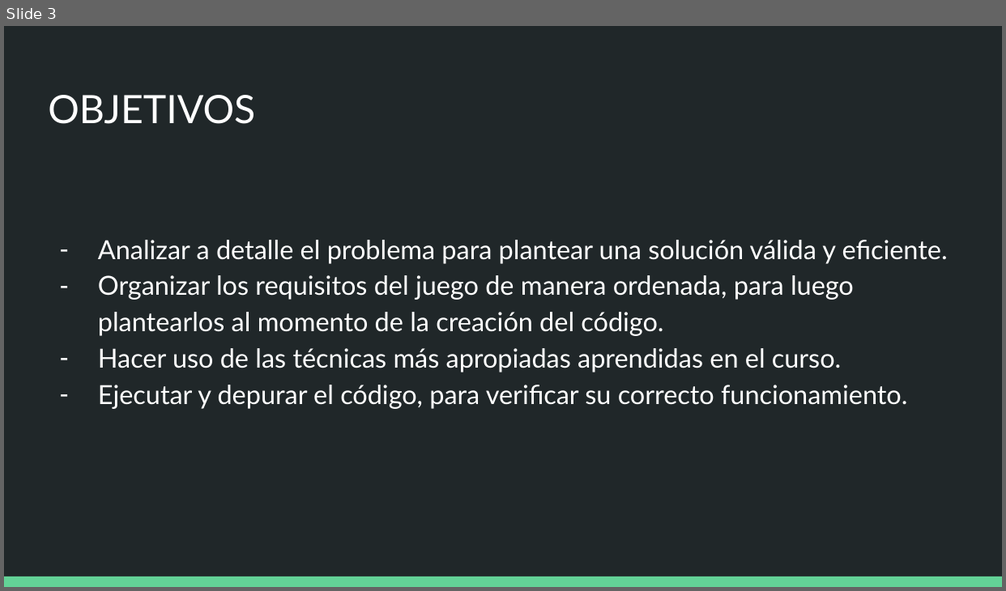
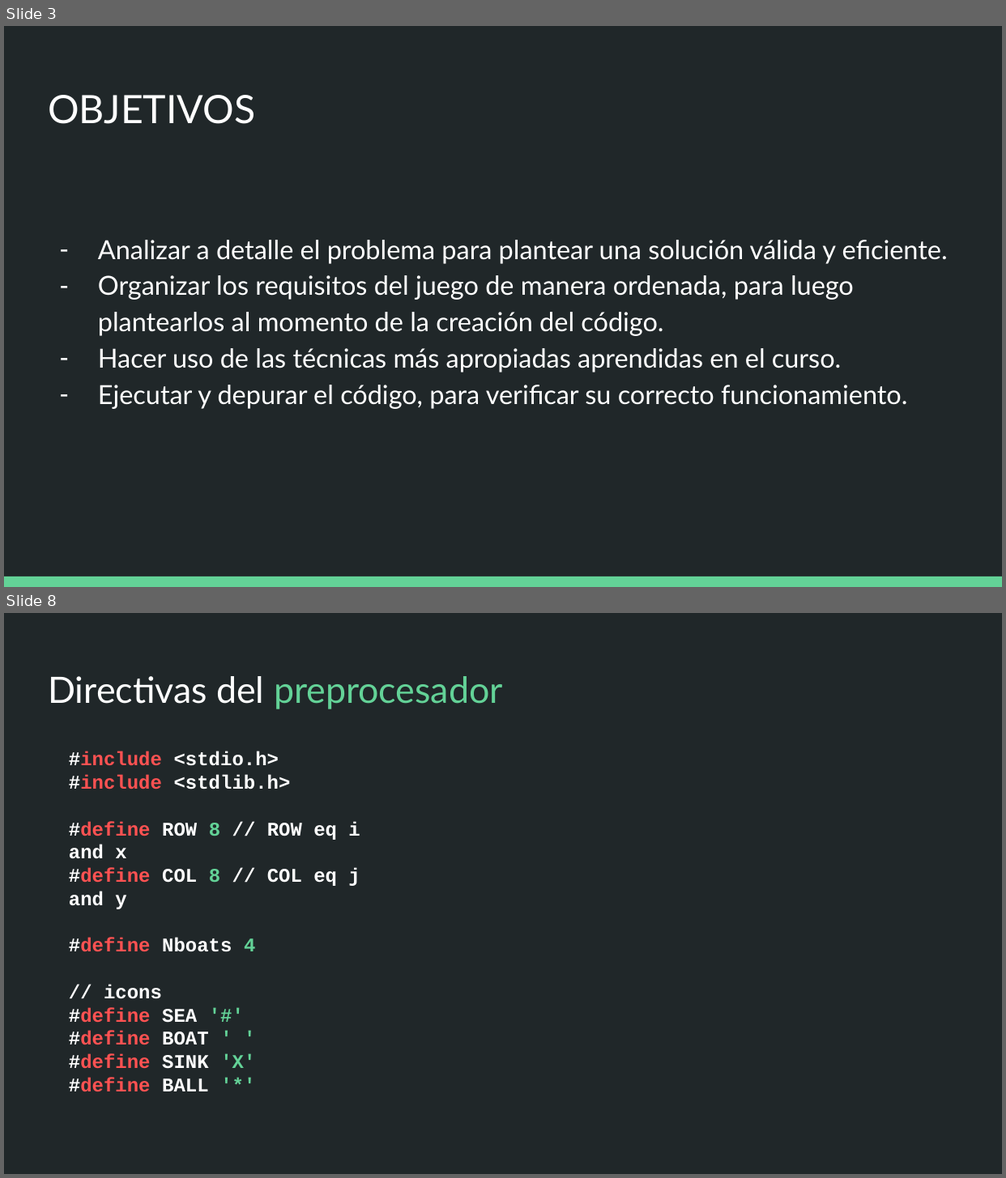
Before and after one commit to Z4N4T3/Sophie, a slide deck: aja.pptx. Shown one above the other, each under a label of ours: slide 3 before the commit, slides 3 and 8 after it; the slides between them are not shown. The pictures are 1006x591 and 1006x1178 pixels, drawn with LibreOffice and Linux fonts; fonts in the diff are those of the drawing. Boxes give left, top, right and bottom in pixels: in the first picture for what was removed or moved away, otherwise in the second. Text is boxed around its words. In the diff, an @@ line names an element or a change of style, - is before the commit and + after.

```diff
--- a/aja.pptx
+++ b/aja.pptx
@@ slide 8 added at [4, 613, 1002, 1174], background #202729 @@
@@ title added at [48, 676, 503, 709], 26.2 pt, text #FFFFFF @@
+Directivas del preprocesador
@@ text added at [69, 752, 360, 1093], 14 pt, text #FFFFFF, bold @@
+#include <stdio.h>
+#include <stdlib.h>
+#define ROW 8 // ROW eq i and x
+#define COL 8 // COL eq j and y
+#define Nboats 4
+// icons
+#define SEA '#'
+#define BOAT ' '
+#define SINK 'X'
+#define BALL '*'
```
Also in this commit, not shown: 7 other slides added, 1 slide removed.
